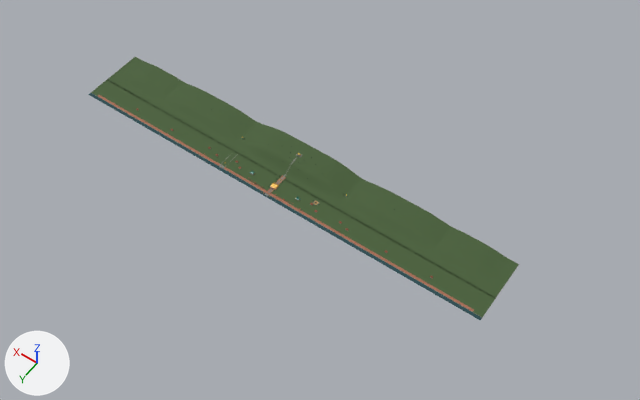
Renders of the glTF model T30_bo_nam_ngu_binh.glb from each side of a commit.
The view is the same before and after, from a 50 mm lens placed at (-1457.0, 1811.0, 2789.0), pointed at (-165.0, 2.0, -54.0). Arrows for +X, +Y and +Z are at lower left; the lights stay in place. The first picture is the older version. Where no turn or scale is listed for an object, it has been applied to the vertices. Vertices at exactly the same position are counted once.

The first picture shows 'T30_StaticArchitecture_Root'.
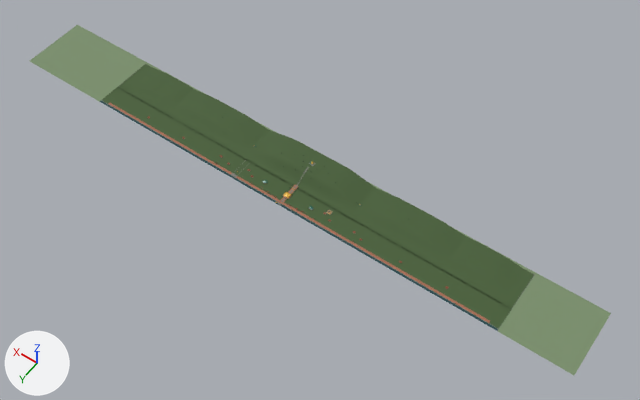
Where the change shows, as pixel boxes [x1, y1, x2, y2] in the pictures (640 x 400 px; the box of a moved part takes in the faces that stretch with it):
'T30_StaticArchitecture_Root', reshaped
    before: [88, 57, 519, 320]
    after: [100, 64, 535, 331]
'T30_V2_Satellite_Seamless_Base', added
    after: [30, 25, 611, 375]
part 1 of me_t30_staticarchitecture, moved or reshaped (not visible before)
    after: [101, 100, 498, 329]
part 2 of me_t30_staticarchitecture, rebuilt
    before: [89, 93, 482, 320]
    after: [100, 101, 498, 331]
part 3 of me_t30_staticarchitecture, rebuilt
    before: [88, 59, 519, 318]
    after: [149, 130, 488, 326]
part 4 of me_t30_staticarchitecture, rebuilt
    before: [98, 95, 474, 312]
    after: [108, 103, 490, 323]
part 5 of me_t30_staticarchitecture, rebuilt
    before: [91, 80, 496, 317]
    after: [102, 87, 512, 329]
part 6 of me_t30_staticarchitecture, deleted
    before: [220, 152, 302, 201]
part 7 of me_t30_staticarchitecture, moved or reshaped
    before: [107, 57, 519, 295]
    after: [104, 64, 535, 328]
part 8 of me_t30_staticarchitecture, surface changed
    both: [119, 74, 498, 298]

Patch to the scene script:
```diff
--- a/T30_bo_nam_ngu_binh.glb.py
+++ b/T30_bo_nam_ngu_binh.glb.py
@@ mat_mat_v2_co_xanh_hue @@
+mat_mat_v2_co_xanh_hue = bpy.data.materials.new('Mat_v2_co_xanh_hue')
+# nodes: BsdfPrincipled, Mix, OutputMaterial, VertexColor
+# colours: greyish green #819773, mixed with the vertex colours
@@ me_t30_staticarchitecture @@
 # used by ob_t30_staticarchitecture_root; location = (0.0, 0.0, 0.0)
-me_t30_staticarchitecture.from_pydata(...)  # 2937 vertices, 5144 faces; spans x -980.0..980.0, y -150.0..150.0, z 0.0..43.0
+me_t30_staticarchitecture.from_pydata(...)  # 2915 vertices, 5072 faces; spans x -1050.0..910.0, y -142.0..152.0, z 0.0..43.0
+# me_t30_staticarchitecture part 1: the loose piece of 8 vertices spanning x -7.0..7.0, y 142.0..143.0, z 0.0 is scaled about its middle by (140, 1.39, 4.67), then moved by (-70.0, 1.0, 0.0)
+# me_t30_staticarchitecture part 2: the loose piece of 14 vertices spanning x -979.0..979.0, y 134.0..150.0, z 0.0..1.0 is rebuilt with 4 vertices and now spans x -1049.0..909.0, y 144.0..152.0, z 0.0, in mat_mat_nuoc_song_huong (dark cyan #274c52)
+# me_t30_staticarchitecture part 3: the loose piece of 8 vertices spanning x -980.0..980.0, y -150.0..150.0, z 0.0 is rebuilt with 4 vertices and now spans x -1050.0..910.0, y -142.0..152.0, z 0.0
+# me_t30_staticarchitecture part 4: the loose piece of 8 vertices spanning x -940.0..940.0, y 122.0..134.0, z 0.0 is rebuilt with 4 vertices and now spans x -1010.0..870.0, y 130.0..141.0, z 0.0
+# me_t30_staticarchitecture part 5: the loose piece of 8 vertices spanning x -979.0..979.0, y 32.0..134.0, z 0.0 is rebuilt with 4 vertices and now spans x -1049.0..909.0, y 40.0..142.0, z 0.0
+# me_t30_staticarchitecture part 6: 47 loose pieces with 364 vertices, spanning x -124.0..251.0, y -91.0..137.0, z 0.0..43.0, are deleted
+# me_t30_staticarchitecture part 7: 27 vertices moved within x -815.0..792.0, y -141.0..8.0, z 1.0..21.0; 1852 vertices removed from x -978.0..978.0, y -148.0..36.0, z 0.0..35.0; 2216 vertices added at x -1050.0..910.0, y -142.0..152.0, z 0.0..43.0
+# me_t30_staticarchitecture part 8: 447 kept faces spanning x -978.0..908.0, y -141.0..36.0, z 0.0..35.0 get new texture (UV) coordinates
+# other edits to the shape of me_t30_staticarchitecture do not show in these pictures
 me_t30_staticarchitecture.materials.append(mat_mat_da_thanh)
@@ me_t30_v2_satellite_seamless_base @@
+me_t30_v2_satellite_seamless_base.from_pydata(...)  # 4 vertices, 2 faces; spans x -1350.0..1350.0, y -152.0..152.0, z 0.0
+me_t30_v2_satellite_seamless_base.materials.append(mat_mat_v2_co_xanh_hue)
@@ ob_t30_v2_satellite_seamless_base @@
+ob_t30_v2_satellite_seamless_base = bpy.data.objects.new('T30_V2_Satellite_Seamless_Base', me_t30_v2_satellite_seamless_base)
+ob_t30_v2_satellite_seamless_base.location = (0.0, 0.0, 0.0)
```
